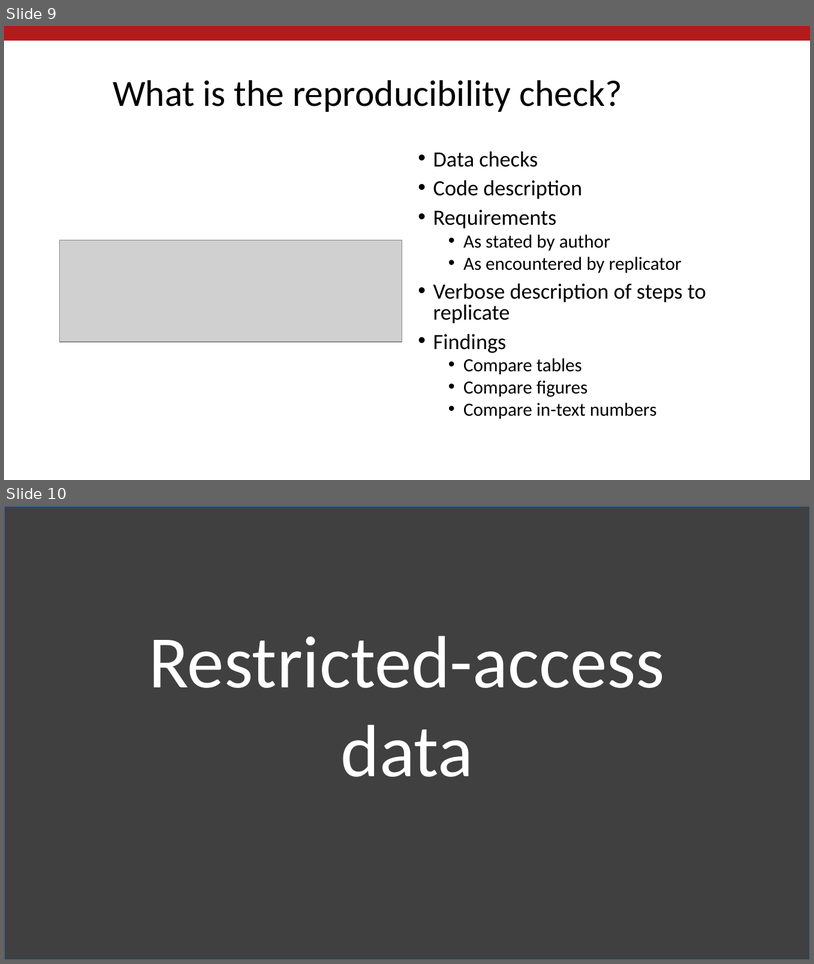
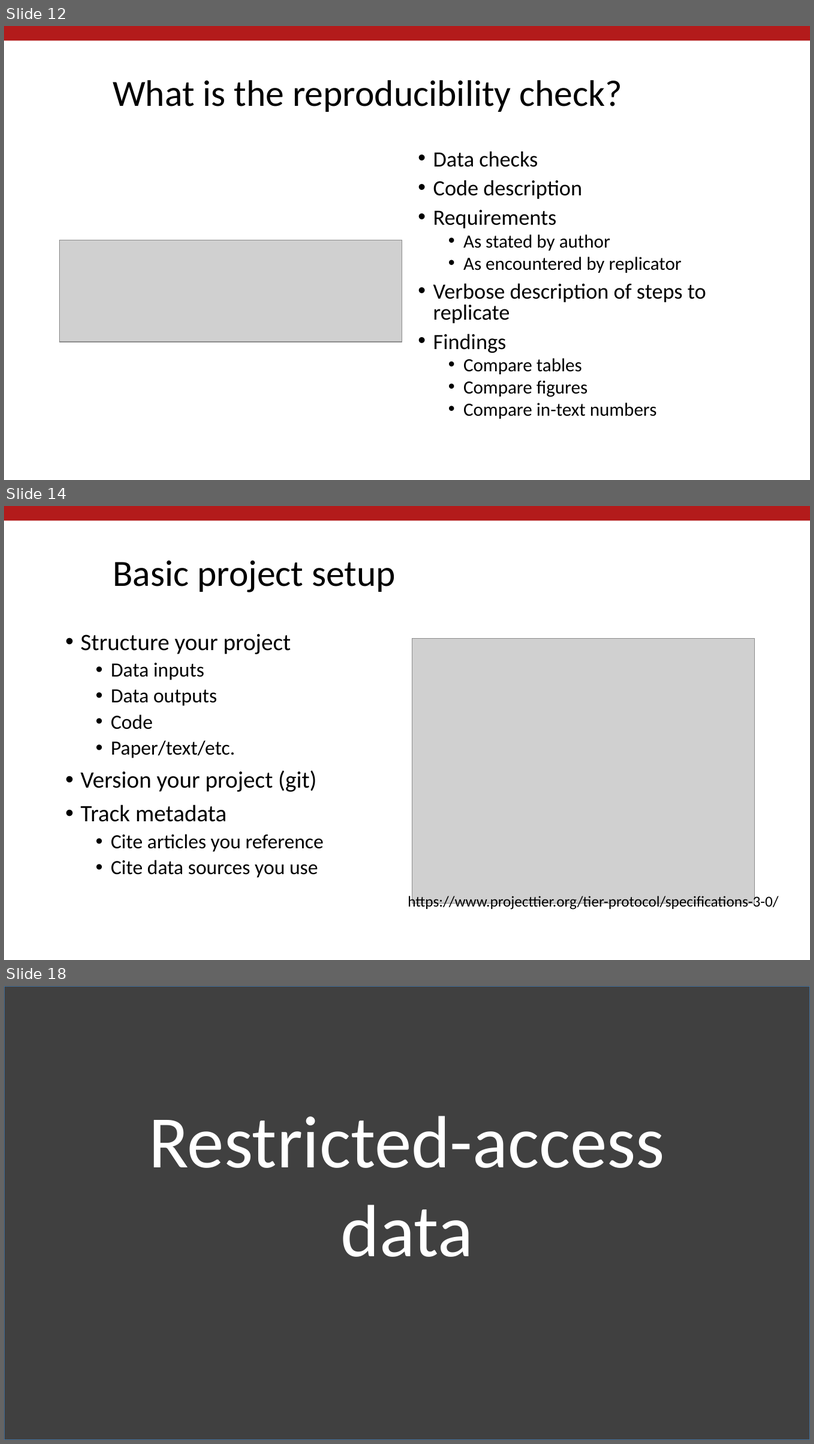
Before and after one commit to AEADataEditor/fireside-chat-2021, a slide deck: Vilhuber-Presentation-2021-01-19.pptx. Shown one above the other, each under a label of ours: slides 9 and 10 before the commit, slides 12, 14 and 18 after it; the slides between them are not shown. The pictures are 814x964 and 814x1444 pixels, drawn with LibreOffice and Linux fonts; fonts in the diff are those of the drawing; grey boxes stand for pictures; background and template pictures are left out. Boxes give left, top, right and bottom in pixels: in the first picture for what was removed or moved away, otherwise in the second. Text is boxed around its words. In the diff, an @@ line names an element or a change of style, - is before the commit and + after.

```diff
--- a/Vilhuber-Presentation-2021-01-19.pptx
+++ b/Vilhuber-Presentation-2021-01-19.pptx
@@ slide 14 added at box(4, 506, 810, 960), background #FFFFFF; not listed: 1 template element that a slide beside it also shows @@
@@ title added at box(113, 560, 396, 592), 44 pt, text #000000 @@
+Basic project setup
@@ text added at box(81, 634, 324, 877), 24 pt, text #000000 @@
+• Structure your project
+  • Data inputs
+  • Data outputs
+  • Code
+  • Paper/text/etc.
+• Version your project (git)
+• Track metadata
+  • Cite articles you reference
+  • Cite data sources you use
@@ picture added at box(413, 639, 755, 903) @@
@@ text added at box(408, 894, 779, 910), 18 pt, text #000000 @@
+https://www.projecttier.org/tier-protocol/specifications-3-0/
@@ what was slide 9 is now slide 12 @@
@@ what was slide 10 is now slide 18 @@
```
Also in this commit, not shown: 2 slides changed, 8 other slides added.
